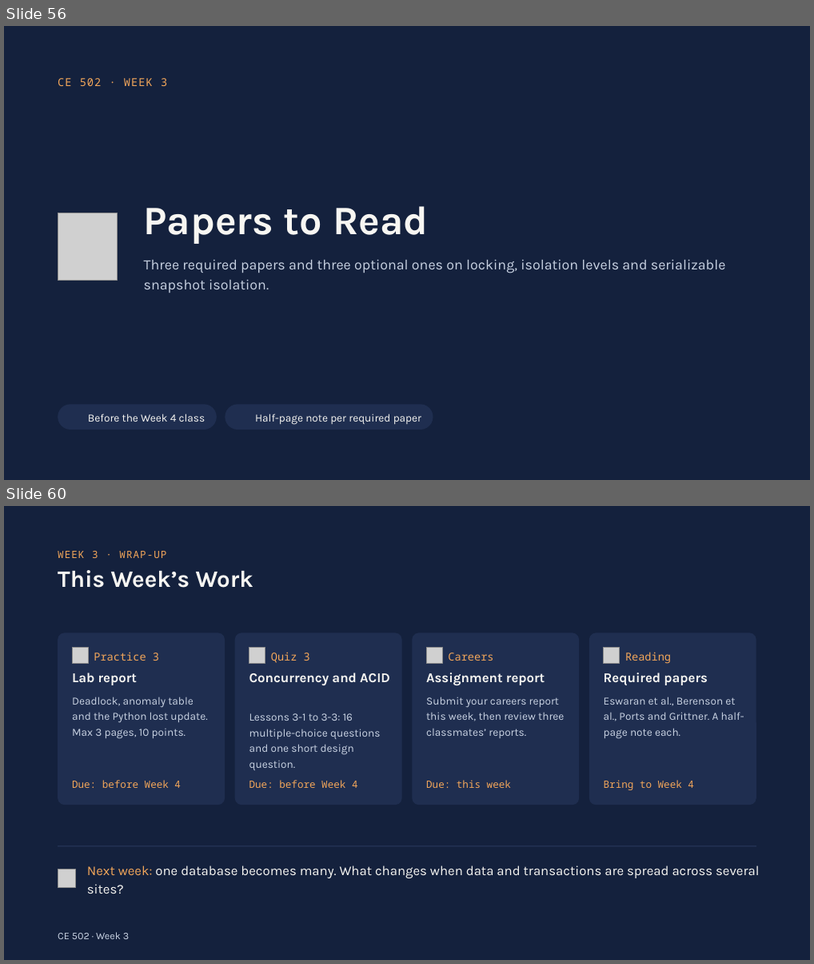
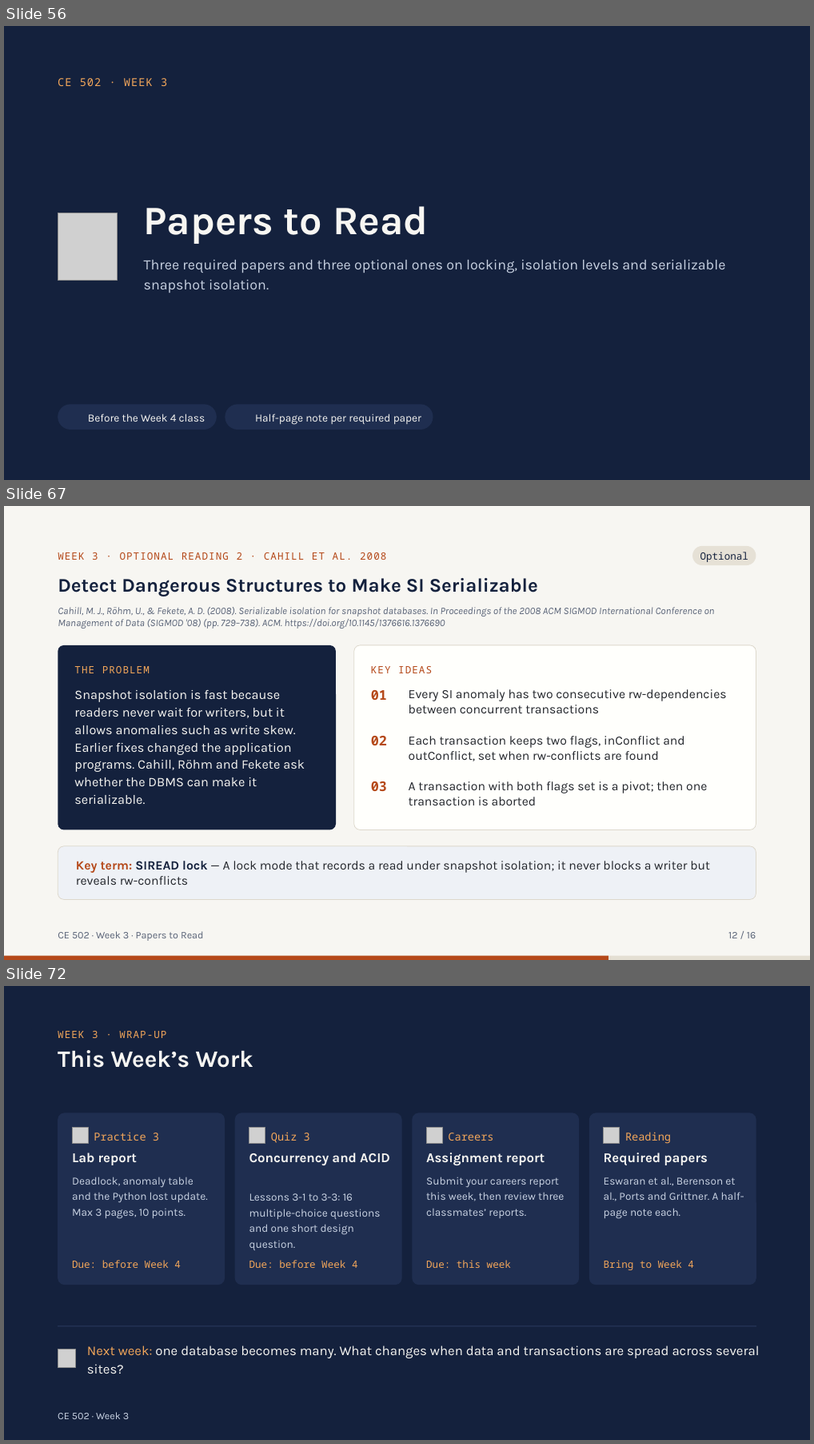
Before and after one commit to afnhsn-ibu/ce502-db, a slide deck: docs/slides/CE502_W03_Concurrency_Control_ACID.pptx. Shown one above the other, each under a label of ours: slides 56 and 60 before the commit, slides 56, 67 and 72 after it; the slides between them are not shown. The pictures are 814x964 and 814x1444 pixels, drawn with LibreOffice and Linux fonts; fonts in the diff are those of the drawing; grey boxes stand for pictures; background and template pictures are left out. Boxes give left, top, right and bottom in pixels: in the first picture for what was removed or moved away, otherwise in the second. Text is boxed around its words. In the diff, an @@ line names an element or a change of style, - is before the commit and + after.

Commit message:
Add reading summaries for all 69 papers; republish weeks 1-5 decks
tools/reading_summaries holds the summary text (w01-w12.json), a checker,
the CE 502-style slide builder and the merge scripts. The weeks 1-5 decks
and PDFs now include two slides per paper in Papers to Read, and the week
and papers pages point to them.

```diff
--- a/docs/slides/CE502_W03_Concurrency_Control_ACID.pptx
+++ b/docs/slides/CE502_W03_Concurrency_Control_ACID.pptx
@@ slide 67 added at <box>4,506,810,960</box>, background #F7F6F2 @@
@@ text added at <box>58,552,386,560</box>, 12 pt, text #B5491A @@
+WEEK 3 · OPTIONAL READING 2 · CAHILL ET AL. 2008
@@ rounded rectangle added at <box>693,546,757,565</box>, fill #E6E1D6 @@
@@ text added at <box>701,552,749,562</box>, 12 pt, text #14213D @@
+Optional
@@ text added at <box>58,578,538,596</box>, 23 pt, text #14213D, bold @@
+Detect Dangerous Structures to Make SI Serializable
@@ text added at <box>58,607,715,628</box>, 12 pt, text #5A6478, italic @@
+Cahill, M. J., Röhm, U., & Fekete, A. D. (2008). Serializable isolation for snapshot databases. In Proceedings of the 2008 ACM SIGMOD International Conference on Management of Data (SIGMOD '08) (pp. 729–738). ACM. https://doi.org/10.1145/1376616.1376690
@@ rounded rectangle added at <box>58,645,336,830</box>, fill #14213D @@
@@ rounded rectangle added at <box>354,645,757,830</box>, fill #FFFFFC, outline #DDD8CC 0.75 pt @@
@@ text added at <box>74,666,150,673</box>, 12 pt, text #F2A65A @@
+THE PROBLEM
@@ text added at <box>371,666,432,673</box>, 12 pt, text #B5491A @@
+KEY IDEAS
@@ text added at <box>74,690,305,804</box>, 15.5 pt, text #F7F6F2 @@
+Snapshot isolation is fast because readers never wait for writers, but it allows anomalies such as write skew. Earlier fixes changed the application programs. Cahill, Röhm and Fekete ask whether the DBMS can make it serializable.
@@ text added at <box>371,690,387,700</box>, 16 pt, text #B5491A, bold @@
+01
@@ text added at <box>409,689,727,713</box>, 15 pt, text #22252B @@
+Every SI anomaly has two consecutive rw-dependencies between concurrent transactions
@@ text added at <box>371,736,387,745</box>, 16 pt, text #B5491A, bold @@
+02
@@ text added at <box>409,736,685,761</box>, 15 pt, text #22252B @@
+Each transaction keeps two flags, inConflict and outConflict, set when rw-conflicts are found
@@ text added at <box>371,781,387,791</box>, 16 pt, text #B5491A, bold @@
+03
@@ text added at <box>409,781,707,805</box>, 15 pt, text #22252B @@
+A transaction with both flags set is a pivot; then one transaction is aborted
@@ rounded rectangle added at <box>58,846,757,900</box>, fill #EEF1F6, outline #DDD8CC 0.75 pt @@
@@ text added at <box>76,860,710,884</box>, 15 pt, text #22252B @@
+Key term: SIREAD lock — A lock mode that records a read under snapshot isolation; it never blocks a writer but reveals rw-conflicts
@@ text added at <box>58,931,204,940</box>, 12 pt, text #5A6478 @@
+CE 502 · Week 3 · Papers to Read
@@ text added at <box>729,932,756,938</box>, 12 pt, text #5A6478 @@
+12 / 16
@@ rectangle added at <box>4,956,810,960</box>, fill #E4DFD3 @@
@@ rectangle added at <box>4,956,609,960</box>, fill #B5491A @@
@@ what was slide 60 is now slide 72 @@
```
Also in this commit, not shown: 3 slides changed, 11 other slides added, 46 other files.
